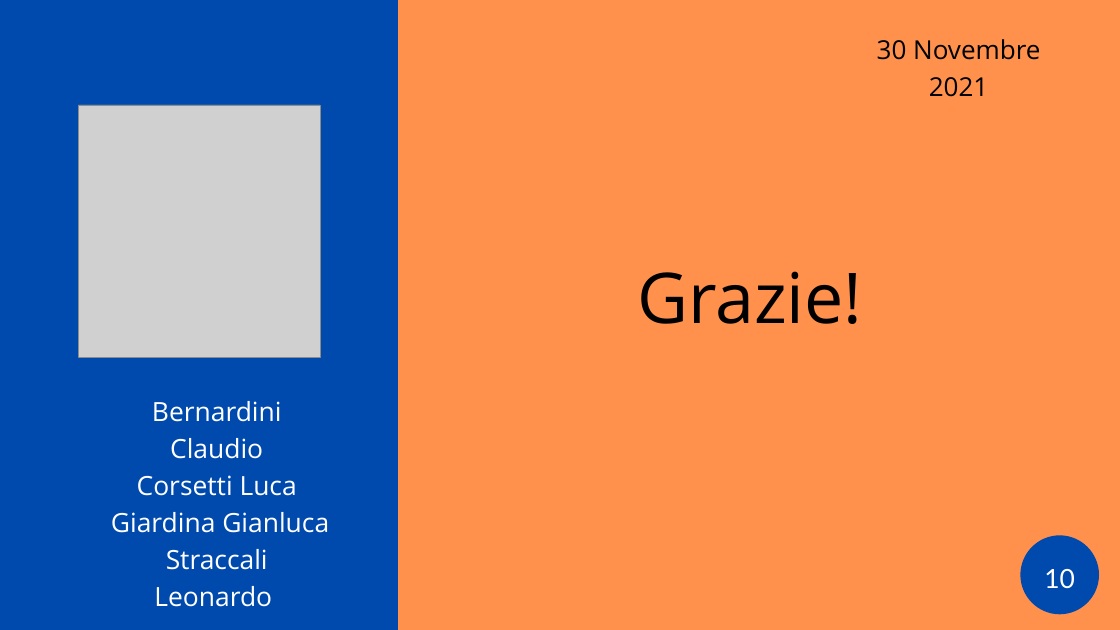
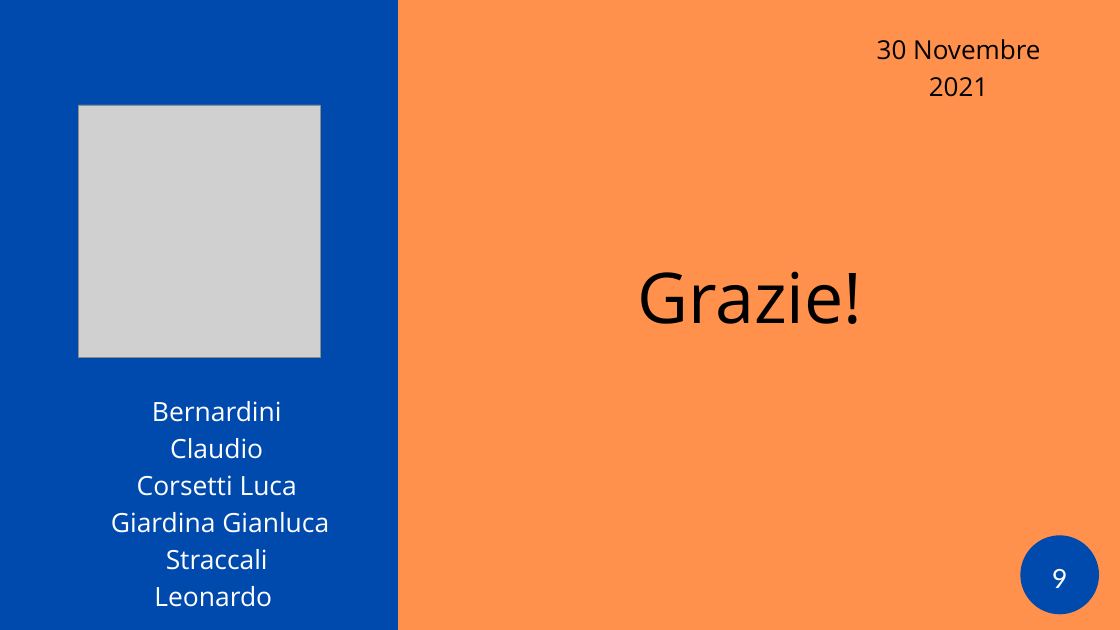
Before and after one commit to ilcors-dev/gruppo-reti, a slide deck: slide 9 of esercitazione_7/documents/Esercitazione 7.pptx. Drawn at 1120x630 pixels with LibreOffice and Linux fonts; fonts in the diff are those of the drawing; grey boxes stand for pictures. Boxes give left, top, right and bottom in pixels: in the first picture for what was removed or moved away, otherwise in the second. Text is boxed around its words. In the diff, an @@ line names an element or a change of style, - is before the commit and + after.

```diff
--- a/esercitazione_7/documents/Esercitazione 7.pptx
+++ b/esercitazione_7/documents/Esercitazione 7.pptx
@@ text at box(1052, 569, 1067, 588): text changed @@
-10
+9
```
Also in this commit, not shown: 3 other slides changed, 1 other file.
